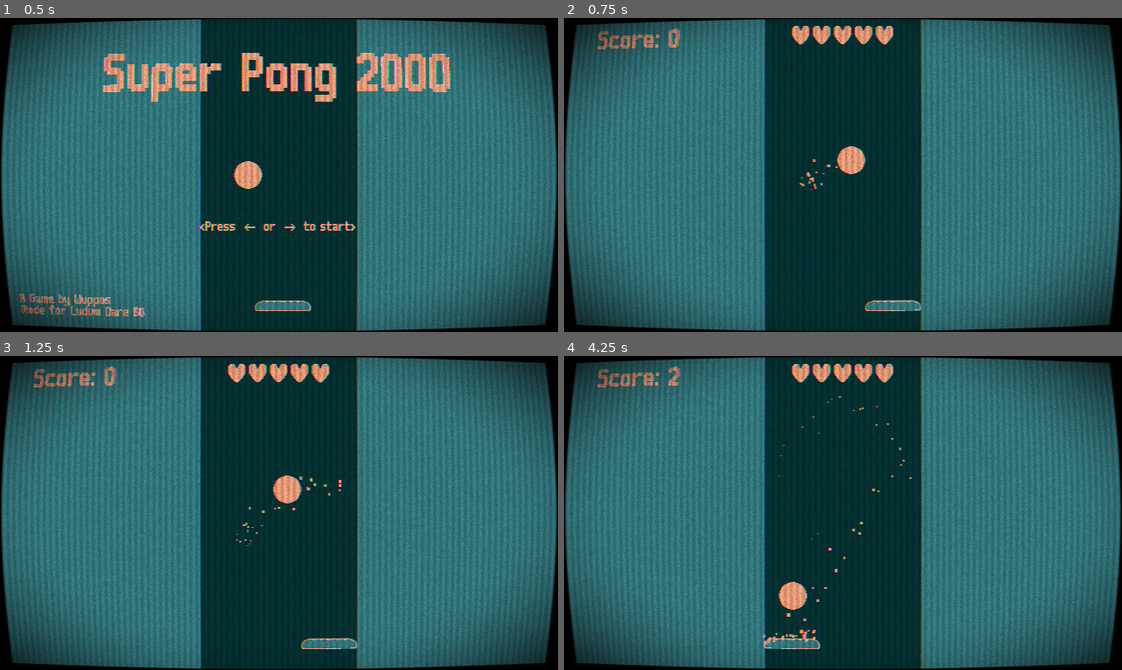
Above: before the commit, frames 1-4 (two rows, left to right).
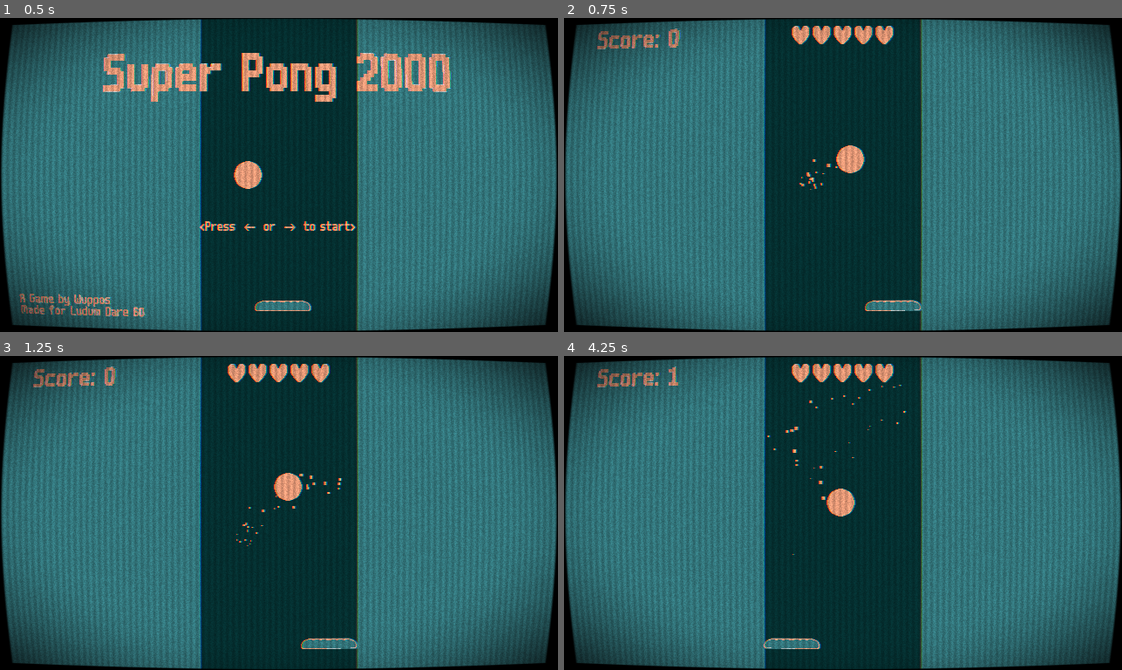
Above: after the commit, the same moments.

Repository: YannVeld/LD60
Game: Godot game, scene res://main.tscn
Same seed, same stepped clock (60 frames per second), same inputs: the game is played once before the commit and once after it.
Inputs (mouse positions are in pixels of both pictures, inside the frame that each line leads up to):
- Up to frame 1 (0.5 s): no input
- Up to frame 2 (0.75 s): tap Enter at 0.5 s; move the mouse to (965, 159) at 0.52 s; hold Right (move_right) from 0.53 s (still down); tap Space (confirm) at 0.6 s
- Up to frame 3 (1.25 s): keep holding Right (move_right)
- Up to frame 4 (4.25 s): move the mouse to (731, 528) at 1.27 s; release Right (move_right) at 1.28 s; hold Left (move_left) 1.28-2.03 s; tap one key every 0.75 s from 1.35 s: R (reroll) 1 2 3; move the mouse to (898, 443) at 2.02 s; hold Right (move_right) 2.03-3.53 s; move the mouse to (815, 575) at 2.77 s; move the mouse to (1010, 560) at 3.52 s; hold Left (move_left) from 3.53 s (still down)

Frame 1 is identical in both runs. In frame 2, less than 0.1% of the frame differs, in the area x 47-55%, y 40-50%; in frame 3, 0.2%; in frame 4, 1.2%, in the area x 18-63%, y 3-92%.

Commit message:
Fixed (maybe) spawning ball flying downwards

Diff:
--- a/Scripts/ball.gd
+++ b/Scripts/ball.gd
@@ -15,6 +15,7 @@
 }
 
 var initial_pos: Vector2
+var initial_spawn_time: float = 0.0
 
 signal bat_bounce
 signal out_of_bounds
@@ -35,7 +36,7 @@
 	_outArea.body_entered.connect(_on_out_area_entered)
 
 	_reset_size()
-	_respawn(0.0, true)
+	_respawn(initial_spawn_time, true)
 	gravity_scale = gameProperties.ball_gravity
 
 
@@ -56,7 +57,9 @@
 	global_position = initial_pos
 	linear_velocity = Vector2.ZERO
 	await get_tree().create_timer(respawn_time).timeout
-	var vel: Vector2 = Vector2.LEFT.rotated(PI*randf())
+
+	var _rot_angle: float = (2 * (randi()%2) - 1) * randf_range(0.1*PI,0.4*PI)
+	var vel: Vector2 = Vector2.UP.rotated(_rot_angle)
 	linear_velocity = vel * gameProperties.ball_initial_speed
 
 	set_deferred("freeze", false)
--- a/Scripts/ball_manager.gd
+++ b/Scripts/ball_manager.gd
@@ -28,7 +28,7 @@
 	for ii in range(gameProperties.ball_count):
 		var _pos = Vector2.ZERO
 		_pos.x = randf_range(-gameProperties.wall_distance/2+16, gameProperties.wall_distance/2-16)
-		_spawn_ball(_pos)
+		_spawn_ball(_pos, true)
 
 func _on_ball_count_changed(property: String, new_value):
 	if property != "ball_count": return
@@ -46,10 +46,11 @@
 		_diff = gameProperties.ball_count - ball_count
 
 
-func _spawn_ball(pos_from_center: Vector2):
+func _spawn_ball(pos_from_center: Vector2, game_start: bool = false):
 	var _inst: Ball = ball.instantiate()
 	var center: Vector2 = get_viewport_rect().size/2.0
 	_inst.global_position = center + pos_from_center
+	_inst.initial_spawn_time = gameProperties.ball_respawn_time if not game_start else 0.0
 	add_child(_inst)
 
 	_inst.bat_bounce.connect(_on_bat_bounce)
